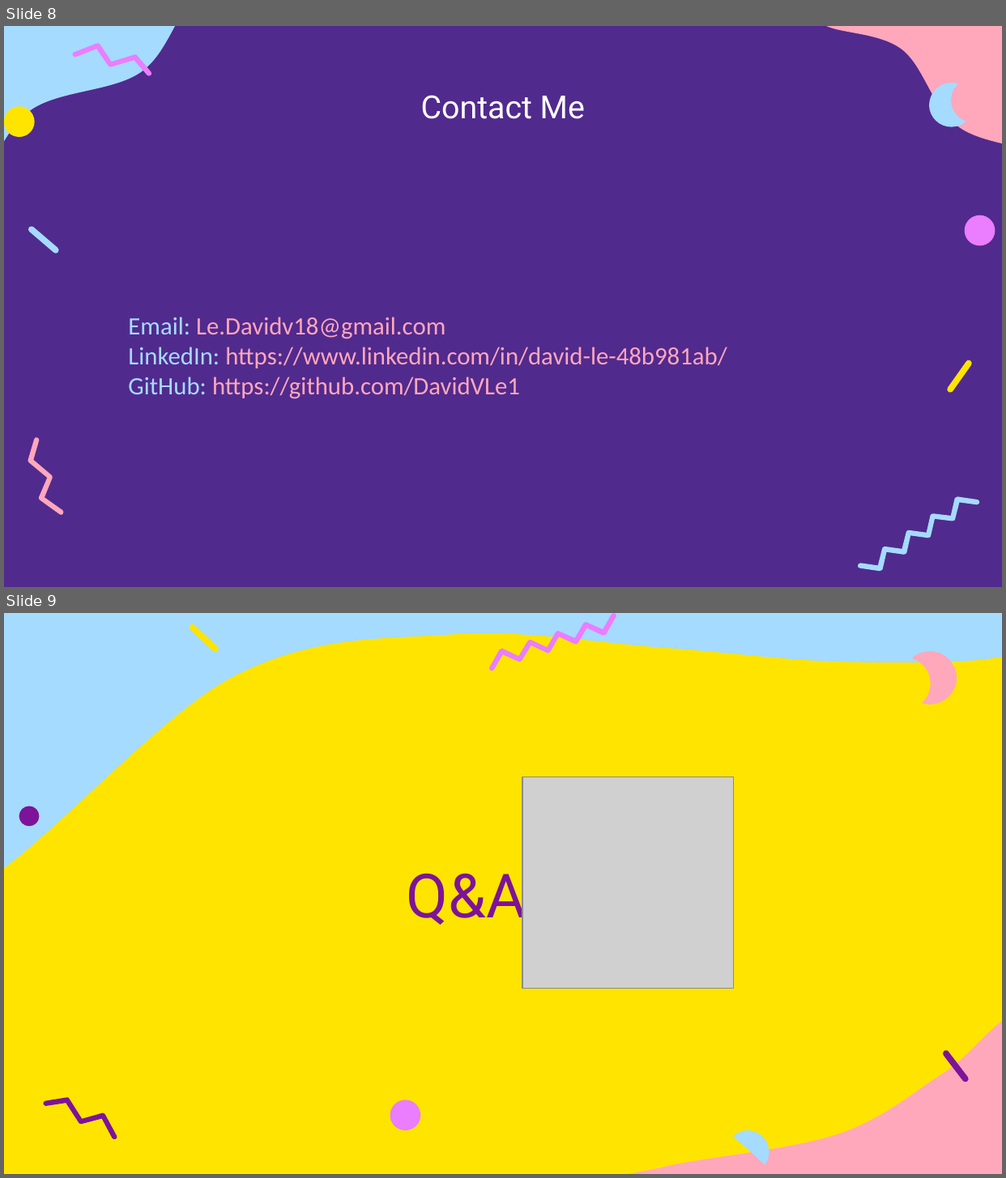
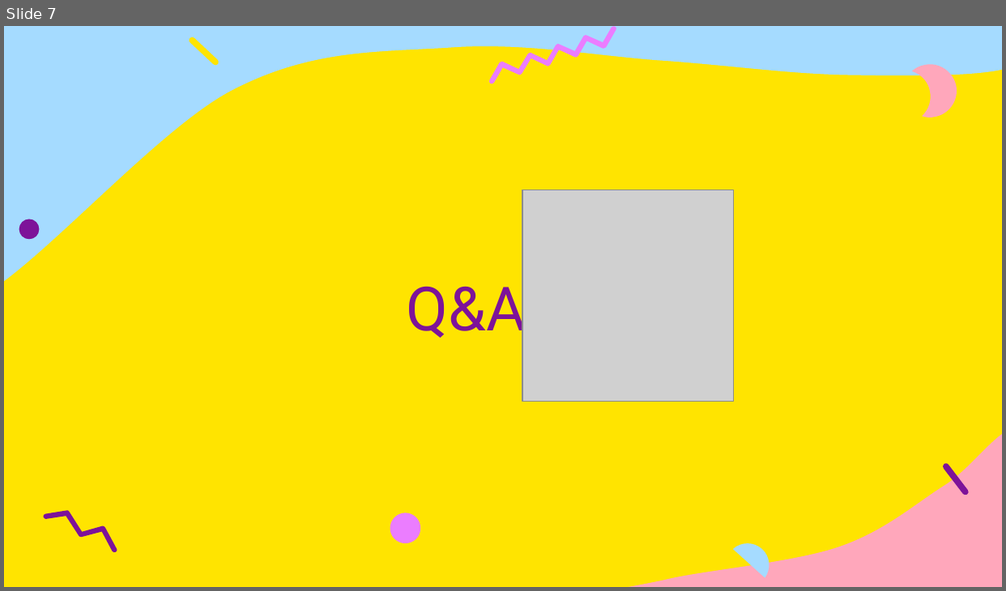
Before and after one commit to DavidVLe1/medieval-platform-shooter, a slide deck: Capstone platform shooter.pptx. Shown one above the other, each under a label of ours: slides 8 and 9 before the commit, slide 7 after it. The pictures are 1006x1178 and 1006x591 pixels, drawn with LibreOffice and Linux fonts; fonts in the diff are those of the drawing; grey boxes stand for pictures. Boxes give left, top, right and bottom in pixels: in the first picture for what was removed or moved away, otherwise in the second. Text is boxed around its words. In the diff, an @@ line names an element or a change of style, - is before the commit and + after.

```diff
--- a/Capstone platform shooter.pptx
+++ b/Capstone platform shooter.pptx
@@ slide 8 removed at [4,26,1002,587], background #512A8E @@
@@ freeform shape removed at [4,26,310,220] @@
@@ freeform shape removed at [71,33,156,84] @@
@@ freeform shape removed at [791,26,1002,275] @@
@@ title removed at [421,95,585,119] @@
-Contact Me
@@ freeform shape removed at [923,78,975,135] @@
@@ freeform shape removed at [4,107,35,138] @@
@@ freeform shape removed at [27,220,61,259] @@
@@ freeform shape removed at [964,216,995,246] @@
@@ text removed at [128,317,727,399] @@
-Email: Le.Davidv18@gmail.com
-LinkedIn: https://www.linkedin.com/in/david-le-48b981ab/
-GitHub: https://github.com/DavidVLe1
@@ freeform shape removed at [946,356,973,396] @@
@@ freeform shape removed at [23,434,64,519] @@
@@ freeform shape removed at [857,470,981,587] @@
@@ what was slide 9 is now slide 7 @@
```
Also in this commit, not shown: 5 slides changed, 1 slide added, 2 other slides removed.
